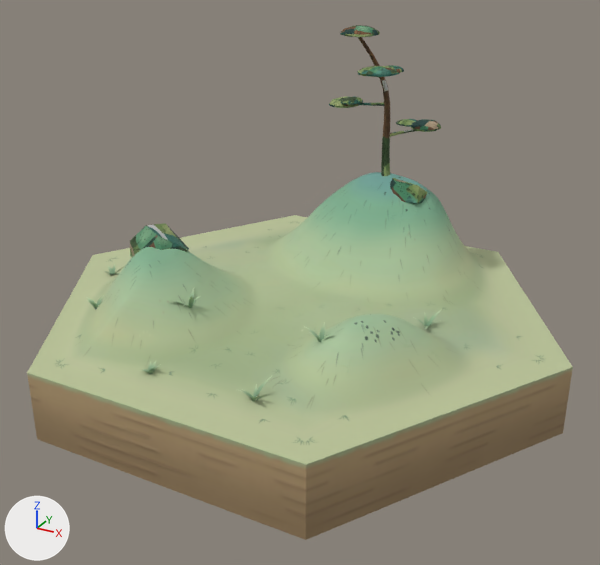
Before and after pictures for a commit that changed the glTF model ArtSource/Models/Hex_Hill.glb.
One viewpoint serves both versions: a camera (50 mm lens) standing at (5.44, -9.84, 5.26) and looking at (0.21, -0.35, 0.51). Every picture has the same lights, and +X, +Y and +Z are marked at lower left. The older version comes first. Vertices at exactly the same position are counted once.

Script lines for the objects in view, before the commit:
```python
me_hex_hill = bpy.data.meshes.new('Hex_Hill')
me_hex_hill.from_pydata(...)  # 7745 vertices, 14910 faces; spans x -4.0..4.0, y -3.46..3.46, z -1.0..3.87
# faces by material slot: [12406, 2504]
me_hex_hill.materials.append(mat_ground)
me_hex_hill.materials.append(mat_hex_hill_props)
ob_hex_hill = bpy.data.objects.new('Hex_Hill', me_hex_hill)
ob_hex_hill.location = (0.0, 0.0, 0.0)
```
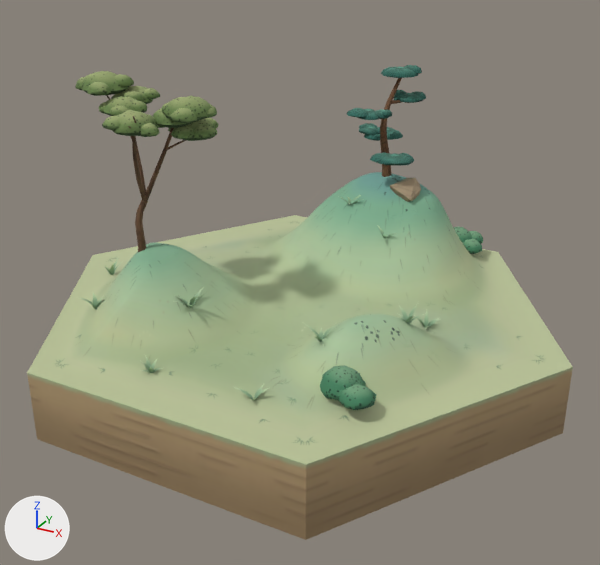
Changed parts and their boxes [x1, y1, x2, y2] in the pictures (600 x 565 px; the box of a moved part takes in the faces that stretch with it):
'Hex_Hill', reshaped (8% shorter): before [27, 25, 573, 540]; after [27, 65, 573, 540]
part 1 of me_hex_hill, moved or reshaped (not visible afterwards): before [188, 297, 194, 308]
part 2 of me_hex_hill, moved or reshaped: before [190, 288, 194, 298]; after [192, 293, 205, 308]
part 3 of me_hex_hill, added: after [399, 306, 408, 321]
part 4 of me_hex_hill, rebuilt (16% narrower): before [390, 178, 427, 204]; after [390, 177, 421, 202]
part 5 of me_hex_hill, deleted: before [329, 25, 441, 137]
part 6 of me_hex_hill, built on: before [86, 223, 333, 401]; after [75, 71, 377, 410]
part 7 of me_hex_hill, built on: before [358, 37, 390, 176]; after [347, 65, 426, 177]
part 8 of me_hex_hill, added (green): after [453, 227, 483, 254]
part 9 of me_hex_hill, moved or reshaped: before [413, 309, 442, 327]; after [414, 311, 440, 330]

The change, as a list of edits to the scene's bpy script:
```text
Change me_hex_hill:
    used by ob_hex_hill; location = (0.0, 0.0, 0.0)
    remove me_hex_hill.from_pydata(...)  # 7745 vertices, 14910 faces; spans x -4.0..4.0, y -3.46..3.46, z -1.0..3.87
    add me_hex_hill.from_pydata(...)  # 11884 vertices, 22764 faces; spans x -4.0..4.0, y -3.46..3.46, z -1.0..3.36
    me_hex_hill part 1: the loose piece of 13 vertices spanning x -0.65..-0.49, y -1.95..-1.79, z 0.52..0.79 is multiplied about its middle by the matrix ((0.96, 0.07, 0.211), (0.012, 0.916, -0.361), (-0.222, 0.354, 0.892)), then moved by (0.02, -0.04, -0.05)
    me_hex_hill part 2: the loose piece of 13 vertices spanning x -0.77..-0.65, y -1.79..-1.52, z 0.52..0.7 is multiplied about its middle by the matrix ((0.022, 1.042, -0.242), (-1.067, 0.003, -0.082), (-0.079, 0.243, 1.039)), then moved by (0.19, -0.08, 0.04)
    me_hex_hill part 3: the loose piece of 13 vertices spanning x 2.03..2.16, y -0.42..-0.11, z 0.12..0.26 is copied, and the copy is turned -152.8 degrees about the z axis through its middle and scaled by 0.941, then moved by (-0.12, -0.54, 0.43); it spans x 1.86..2.09, y -0.92..-0.71, z 0.54..0.69
    me_hex_hill part 4: the loose piece of 15 vertices spanning x 0.59..1.24, y 1.54..1.9, z 1.2..1.58 is rebuilt with 15 vertices and now spans x 0.68..1.15, y 1.54..2.02, z 1.21..1.62
    me_hex_hill part 5: 9 loose pieces with 818 vertices, spanning x -0.38..1.16, y 0.85..2.8, z 2.13..3.87, are deleted
    me_hex_hill part 6: 15 vertices moved within x -3.17..1.3, y -2.74..-0.49, z 0.0..0.53; 372 vertices removed from x -3.33..1.54, y -2.89..-0.34, z 0.0..1.27; 3100 vertices added at x -3.27..2.28, y -2.9..-0.24, z 0.0..3.36
    me_hex_hill part 7: 104 vertices removed from x -0.15..0.56, y 1.19..2.09, z 1.37..3.73; 1952 vertices added at x -0.19..1.02, y 1.43..2.98, z 1.37..3.13
    me_hex_hill part 8: 186 vertices added at x 1.14..1.9, y 2.65..3.28, z 0.16..0.49
    me_hex_hill part 9: 2 vertices moved within x 2.04..2.05, y -0.11..-0.09, z 0.12; 44 vertices removed from x 1.86..2.24, y -0.21..0.17, z 0.12..0.34; 57 vertices added at x 1.88..2.25, y -0.31..0.09, z 0.12..0.33
    other edits to the shape of me_hex_hill do not show in these pictures
```
